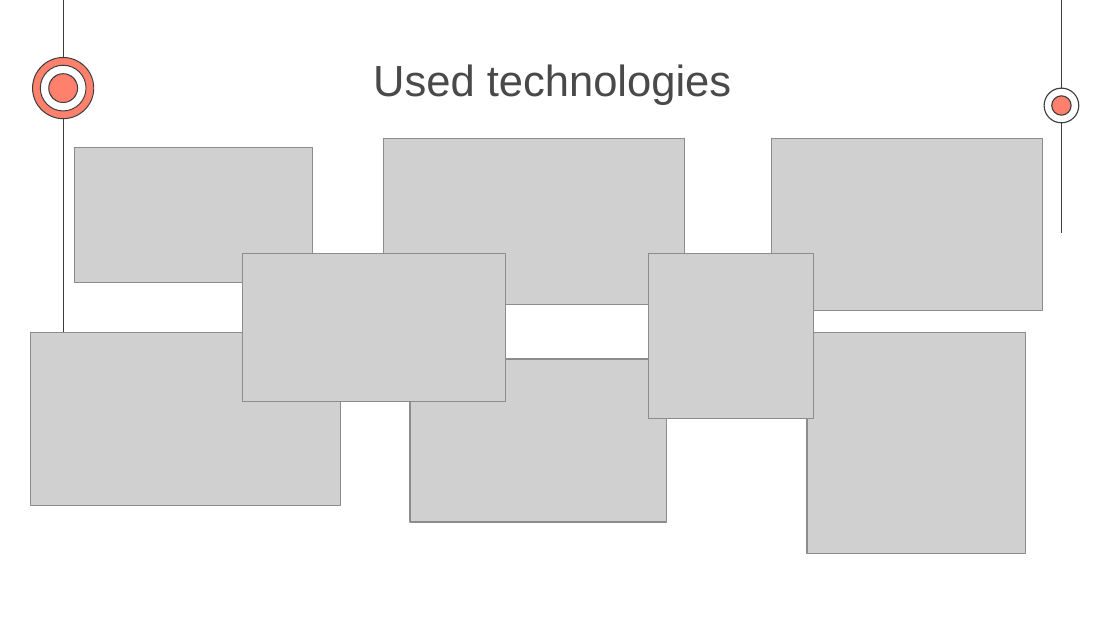
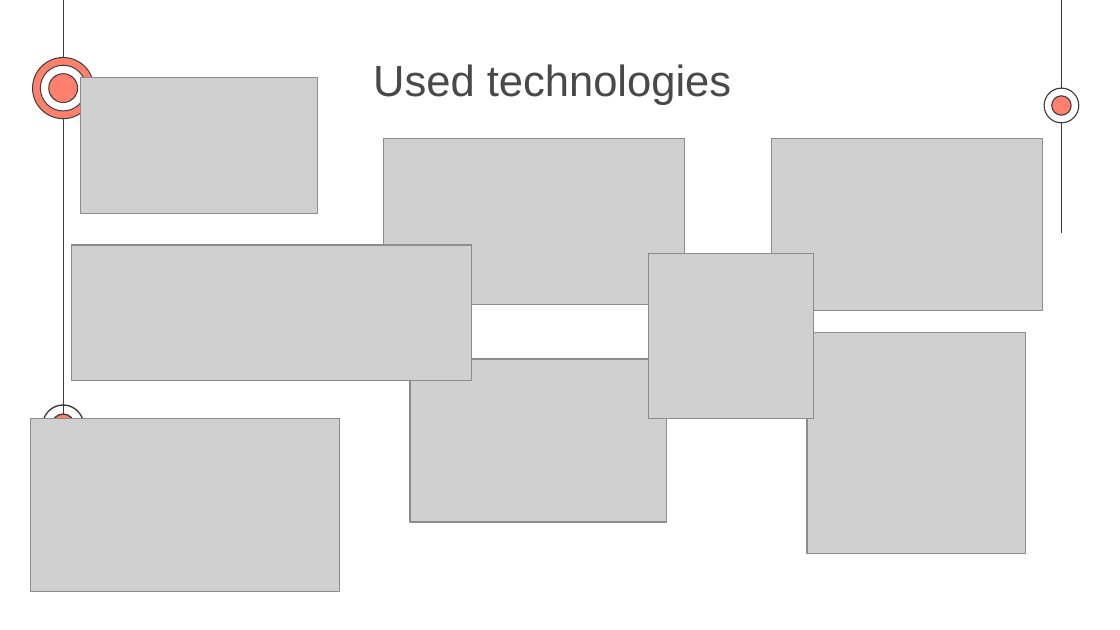
Before and after one commit to IVAndreev21/Psycho, a slide deck: slide 5 of Documentation/Psycho.pptx. Drawn at 1120x630 pixels with LibreOffice and Linux fonts; fonts in the diff are those of the drawing; grey boxes stand for pictures. Boxes give left, top, right and bottom in pixels: in the first picture for what was removed or moved away, otherwise in the second. Text is boxed around its words. In the diff, an @@ line names an element or a change of style, - is before the commit and + after.

Commit message:
Update presentation

```diff
--- a/Documentation/Psycho.pptx
+++ b/Documentation/Psycho.pptx
@@ picture: place and size @@
-picture at [75, 148, 312, 283]
+picture at [81, 77, 318, 213]
@@ picture added at [72, 245, 472, 381] @@
@@ picture removed at [243, 253, 506, 401] @@
@@ picture: place and size @@
-picture at [31, 333, 340, 505]
+picture at [30, 419, 339, 591]
@@ freeform shape added at [43, 404, 85, 447], fill #3D3D3D @@
@@ freeform shape added at [52, 414, 74, 437], fill #FF806D @@
@@ freeform shape added at [52, 413, 76, 438], fill #3D3D3D @@
```
Also in this commit, not shown: 3 other slides changed.
